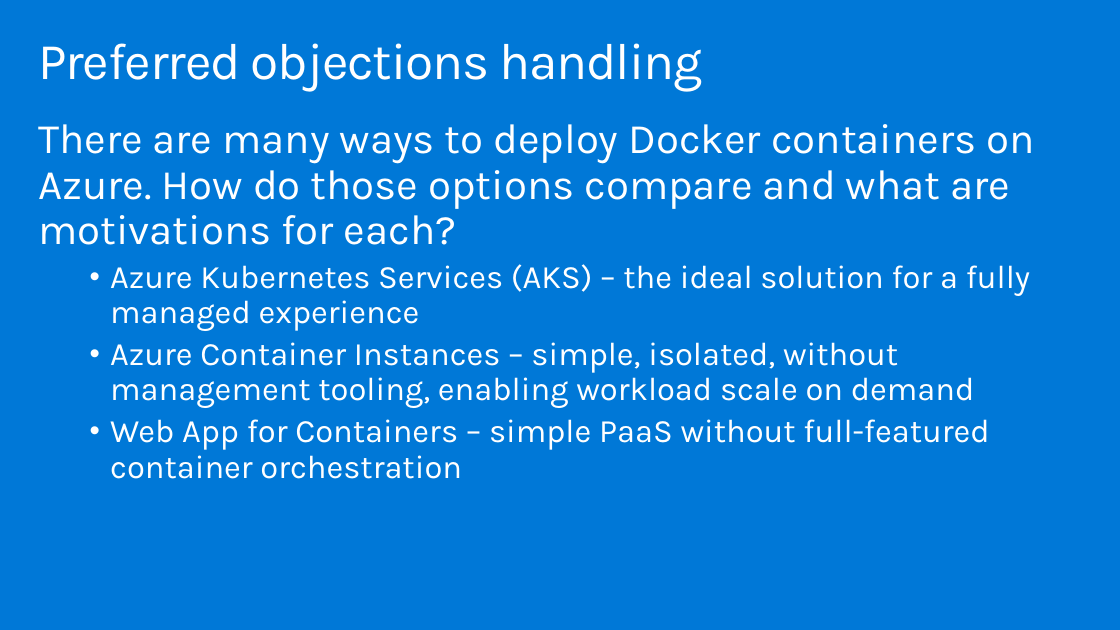
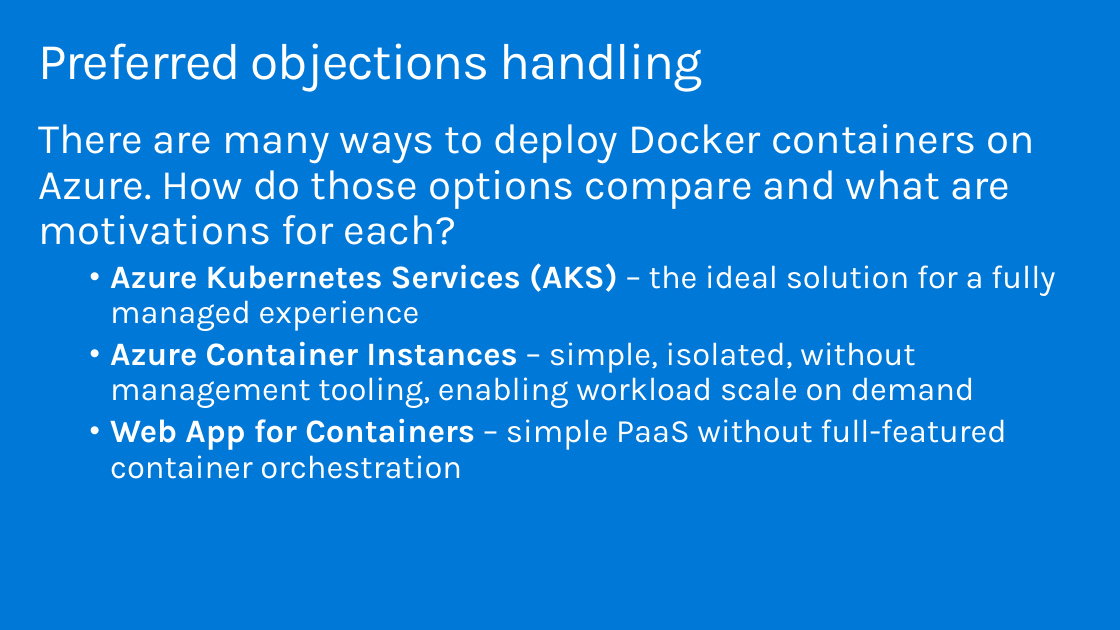
Before and after one commit to watson-enlighten/MCW-Cloud-native-applications, a slide deck: slide 20 of Whiteboard design session/WDS trainer presentation - Cloud-native applications.pptx. Drawn at 1120x630 pixels with LibreOffice and Linux fonts; fonts in the diff are those of the drawing. Boxes give left, top, right and bottom in pixels: in the first picture for what was removed or moved away, otherwise in the second. Text is boxed around its words. In the diff, an @@ line names an element or a change of style, - is before the commit and + after.

```diff
--- a/Whiteboard design session/WDS trainer presentation - Cloud-native applications.pptx
+++ b/Whiteboard design session/WDS trainer presentation - Cloud-native applications.pptx
@@ text at box(110, 263, 1055, 479): bold on in "Azure Kubernetes Services (AKS)", "Azure Container Instances", "Web App for Containers" @@
```
Also in this commit, not shown: 2 other slides changed, 2 other files.
